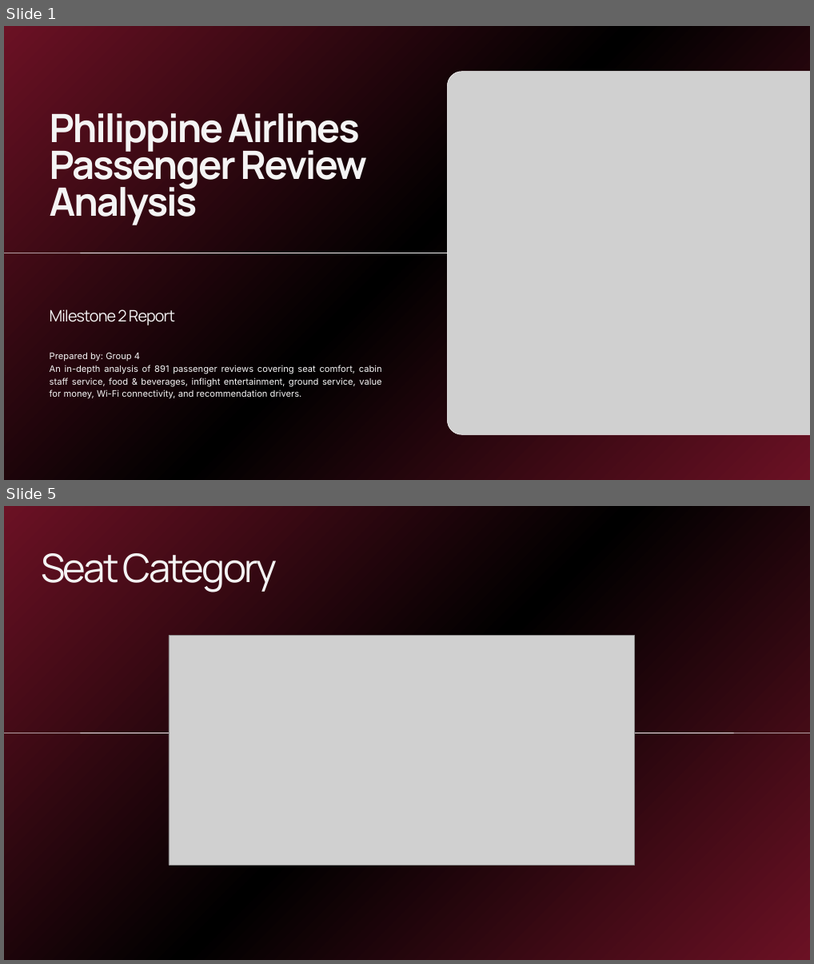
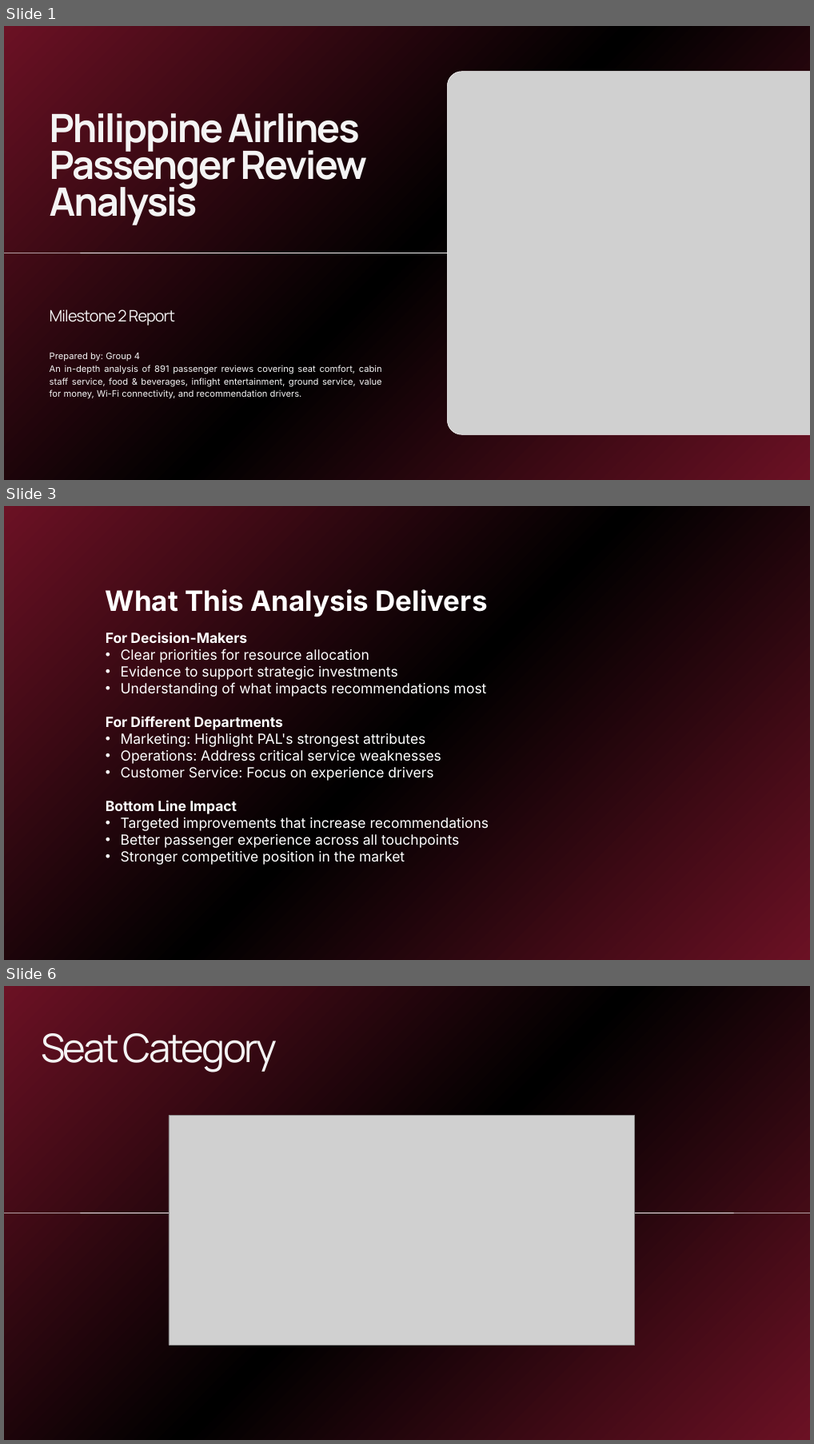
Before and after one commit to rgb-alt/Milestone_2, a slide deck: Philippine Airlines Passenger Review Analysis Milestone 2 Report.pptx. Shown one above the other, each under a label of ours: slides 1 and 5 before the commit, slides 1, 3 and 6 after it; the slides between them are not shown. The pictures are 814x964 and 814x1444 pixels, drawn with LibreOffice and Linux fonts; fonts in the diff are those of the drawing; grey boxes stand for pictures. Boxes give left, top, right and bottom in pixels: in the first picture for what was removed or moved away, otherwise in the second. Text is boxed around its words. In the diff, an @@ line names an element or a change of style, - is before the commit and + after.

```diff
--- a/Philippine Airlines Passenger Review Analysis Milestone 2 Report.pptx
+++ b/Philippine Airlines Passenger Review Analysis Milestone 2 Report.pptx
@@ slide 3 added at <box>4,506,810,960</box>, background gradient #6B1124 to #000000 @@
@@ text added at <box>106,589,490,864</box>, 25 pt, text #FFFFFF @@
+What This Analysis Delivers
+For Decision-Makers
+• Clear priorities for resource allocation
+• Evidence to support strategic investments
+• Understanding of what impacts recommendations most
+For Different Departments
+• Marketing: Highlight PAL's strongest attributes
+• Operations: Address critical service weaknesses
+• Customer Service: Focus on experience drivers
+Bottom Line Impact
+• Targeted improvements that increase recommendations
+• Better passenger experience across all touchpoints
+• Stronger competitive position in the market
@@ what was slide 5 is now slide 6 @@
```
Also in this commit, not shown: 5 slides changed, 2 other slides added.
